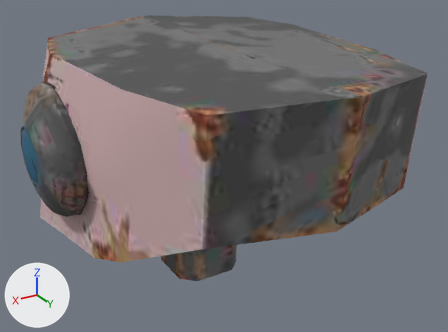
One commit to the glTF model public/3d/stealth/E-31.glb: the scene before it, then after it.
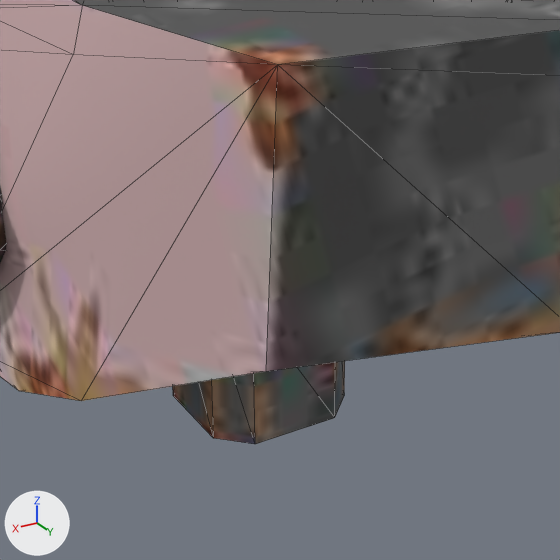
There are two pictures of each version: one whole from a 50 mm lens placed at (1.148, 2.13, 3.172), pointed at (-0.039, 0.153, 2.183), one close up on the part from 19% to 74% of the width and 26% to 100% of the height. Every picture has the same lights, and +X, +Y and +Z are marked at lower left. The close-ups show mesh edges as thin lines. Vertices at the same position are counted once.

The older version as bpy lines, for what is in view:
```python
me_cube_001 = bpy.data.meshes.new('Cube.001')
me_cube_001.from_pydata(...)  # 387 vertices, 695 faces; spans x -0.68..0.68, y -0.59..0.94, z 1.55..2.69
me_cube_001.materials.append(mat_e_31)  # picture img_e_31
# before: 33 (-0.09, 0.14, 1.67) at pixel (334, 417), 35 (0.09, -0.15, 1.67), 37 (0.09, 0.14, 1.67) at pixel (255, 444), 66 (0.15, -0.09, 1.67) at pixel (173, 395), 68 (0.15, 0.08, 1.67) at pixel (213, 438)
# before: 69 (-0.15, -0.09, 1.67), 70 (-0.09, -0.15, 1.67), 73 (-0.15, 0.08, 1.67) at pixel (344, 395)
ob_e_31 = bpy.data.objects.new('E-31', me_cube_001)
ob_e_31.location = (0.0, 0.0, 0.0)
```
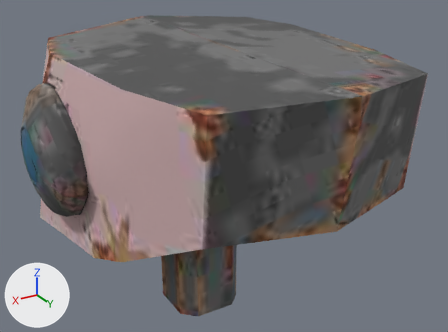
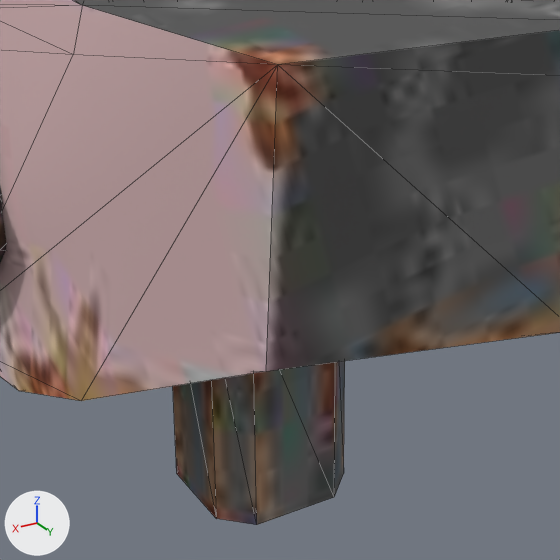
Pixel boxes [x1, y1, x2, y2] of what changed, in the close-ups (560 x 560 px; the box of a moved part takes in the faces that stretch with it):
'E-31', reshaped
    before: [0, 0, 560, 444]
    after: [0, 0, 560, 525]
part 1 of me_cube_001, moved or reshaped
    before: [173, 361, 345, 444]
    after: [173, 361, 345, 525]

The edits, one by one:
me_cube_001 has 387 vertices, 695 faces and spans x -0.68..0.68, y -0.59..0.94, z 1.55..2.69.
me_cube_001 is used by ob_e_31; location (0.0, 0.0, 0.0).
Part 1, on me_cube_001:
Vertices 33, 35, 37, 66, 68, 69, 70, 73 of me_cube_001 move by (0.0, 0.0, -0.18).
